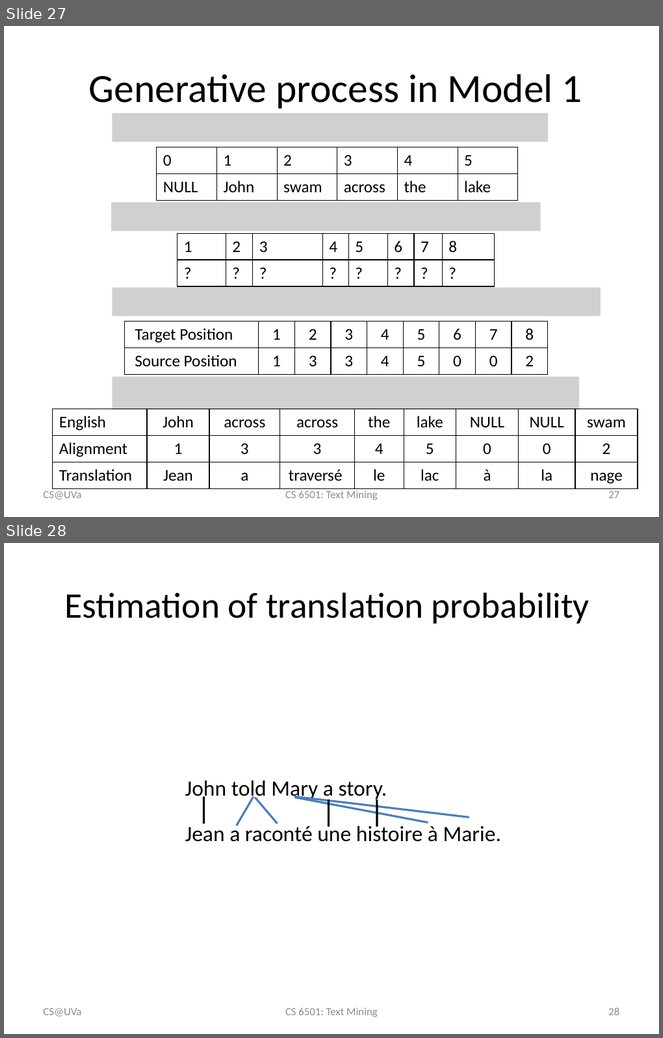
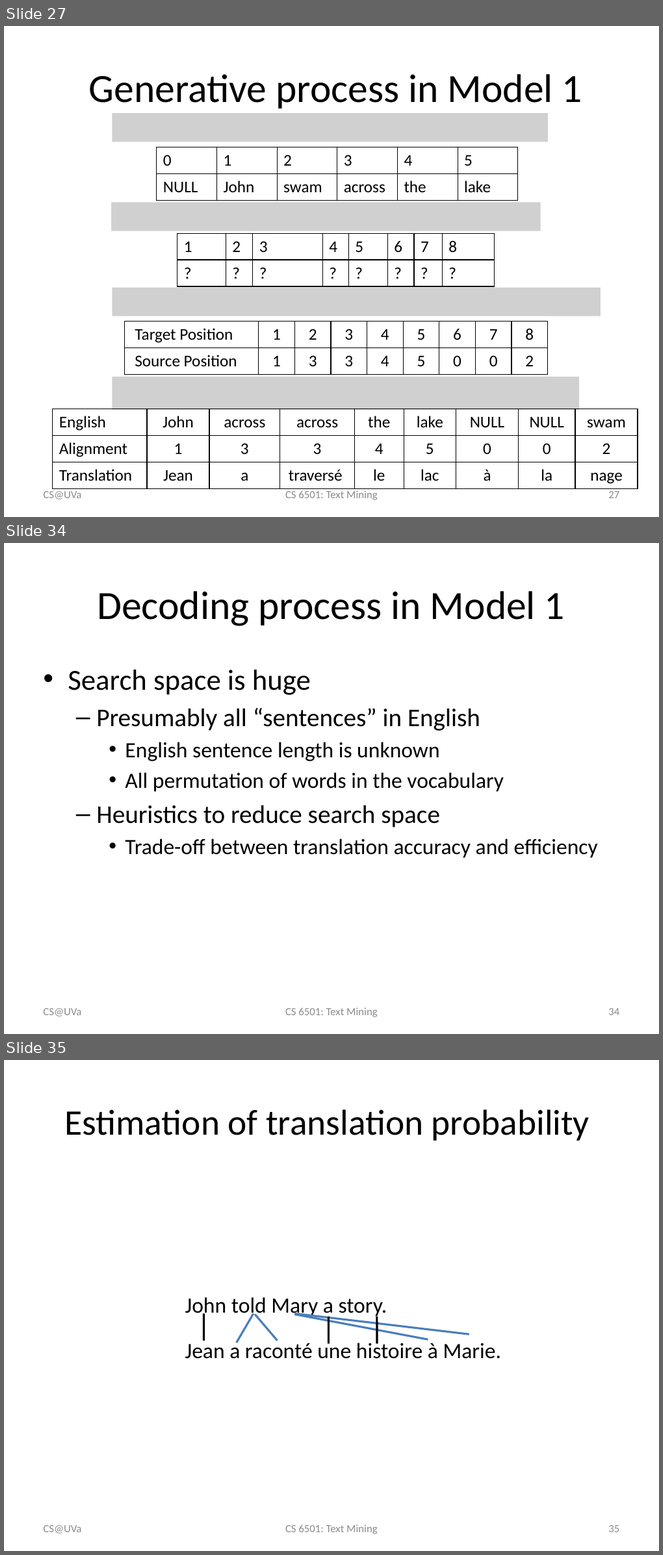
Before and after one commit to wang296/CS6501-Text-Mining, a slide deck: docs/StatisticalMachineTranslation.pptx. Shown one above the other, each under a label of ours: slides 27 and 28 before the commit, slides 27, 34 and 35 after it; the slides between them are not shown. The pictures are 663x1038 and 663x1555 pixels, drawn with LibreOffice and Linux fonts; fonts in the diff are those of the drawing; grey boxes stand for pictures. Boxes give left, top, right and bottom in pixels: in the first picture for what was removed or moved away, otherwise in the second. Text is boxed around its words. In the diff, an @@ line names an element or a change of style, - is before the commit and + after.

```diff
--- a/docs/StatisticalMachineTranslation.pptx
+++ b/docs/StatisticalMachineTranslation.pptx
@@ slide 34 added at (4,543,659,1034), background #FFFFFF @@
@@ title added at (97,591,565,626), 44 pt, text #000000 @@
+Decoding process in Model 1
@@ text added at (68,670,598,858), 24 pt, text #000000 @@
+• Search space is huge
+  – Presumably all “sentences” in English
+    • English sentence length is unknown
+    • All permutation of words in the vocabulary
+  – Heuristics to reduce search space
+    • Trade-off between translation accuracy and efficiency
@@ text added at (43,1008,81,1017), 12 pt, text #8C8C8C @@
+CS@UVa
@@ text added at (285,1008,378,1017), 12 pt, text #8C8C8C @@
+CS 6501: Text Mining
@@ page number added at (608,1008,620,1016), 12 pt, text #8C8C8C @@
+34
@@ what was slide 28 is now slide 35 @@
@@ page number at (608,1525,620,1533): text changed @@
-28
+35
```
Also in this commit, not shown: 1 slide changed, 6 other slides added, 5 other files.
